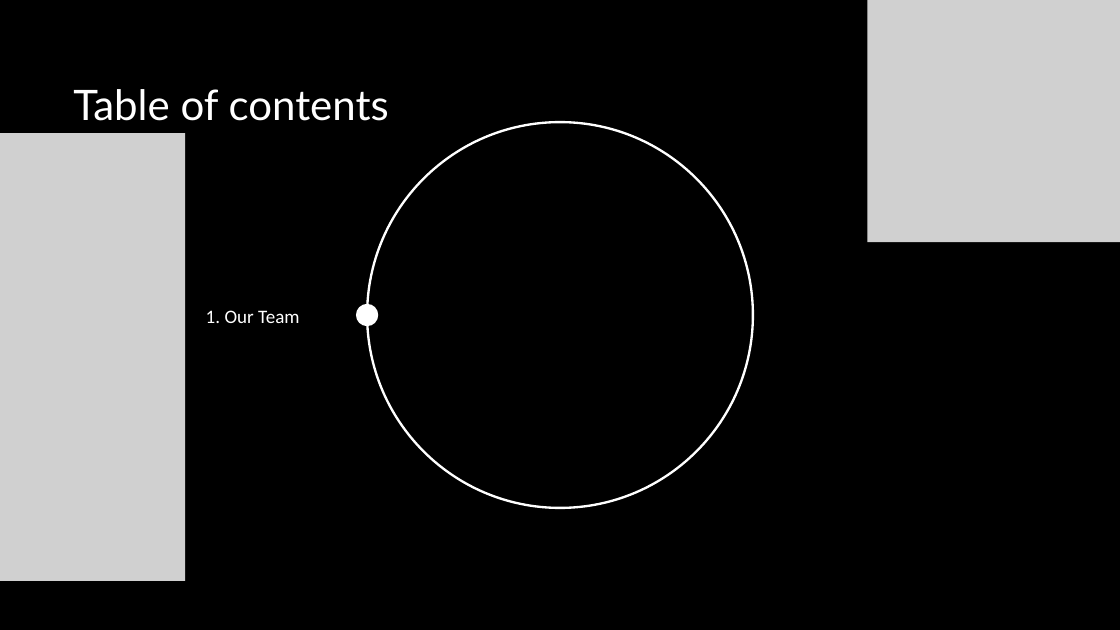
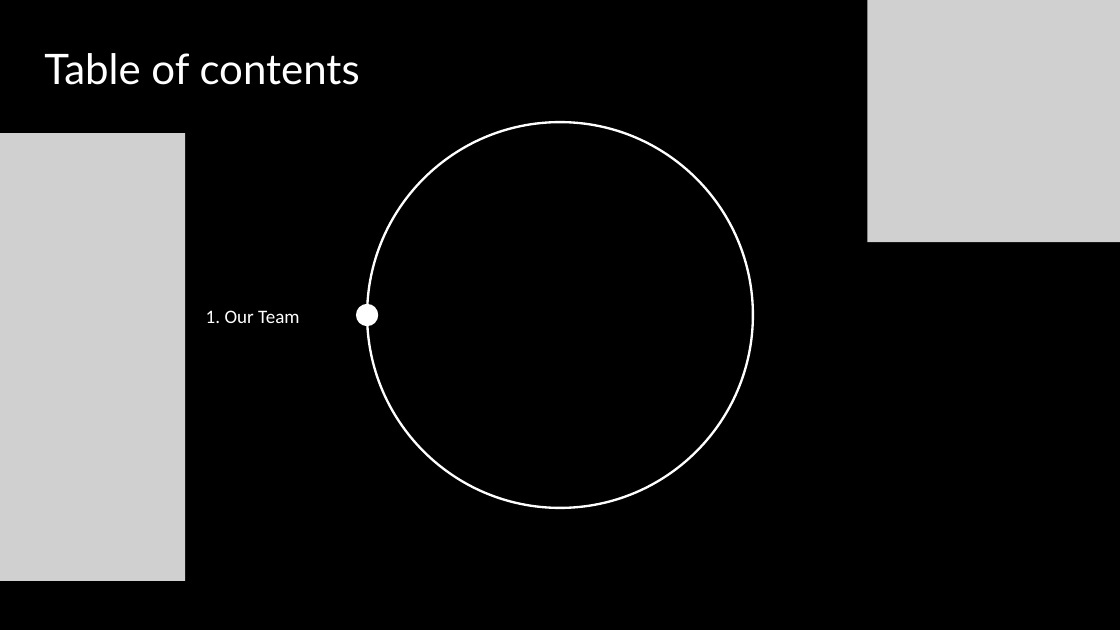
Before and after one commit to codingburgas/sprint-math-games-9th-grade-digitronix, a slide deck: slide 3 of Documents/Digitronix Presentation.pptx. Drawn at 1120x630 pixels with LibreOffice and Linux fonts; fonts in the diff are those of the drawing; grey boxes stand for pictures. Boxes give left, top, right and bottom in pixels: in the first picture for what was removed or moved away, otherwise in the second. Text is boxed around its words. In the diff, an @@ line names an element or a change of style, - is before the commit and + after.

```diff
--- a/Documents/Digitronix Presentation.pptx
+++ b/Documents/Digitronix Presentation.pptx
@@ text "Table of contents" moved from (x1=73, y1=89, x2=389, y2=121) to (x1=44, y1=53, x2=360, y2=85) @@
```
Also in this commit, not shown: 4 other slides changed.
